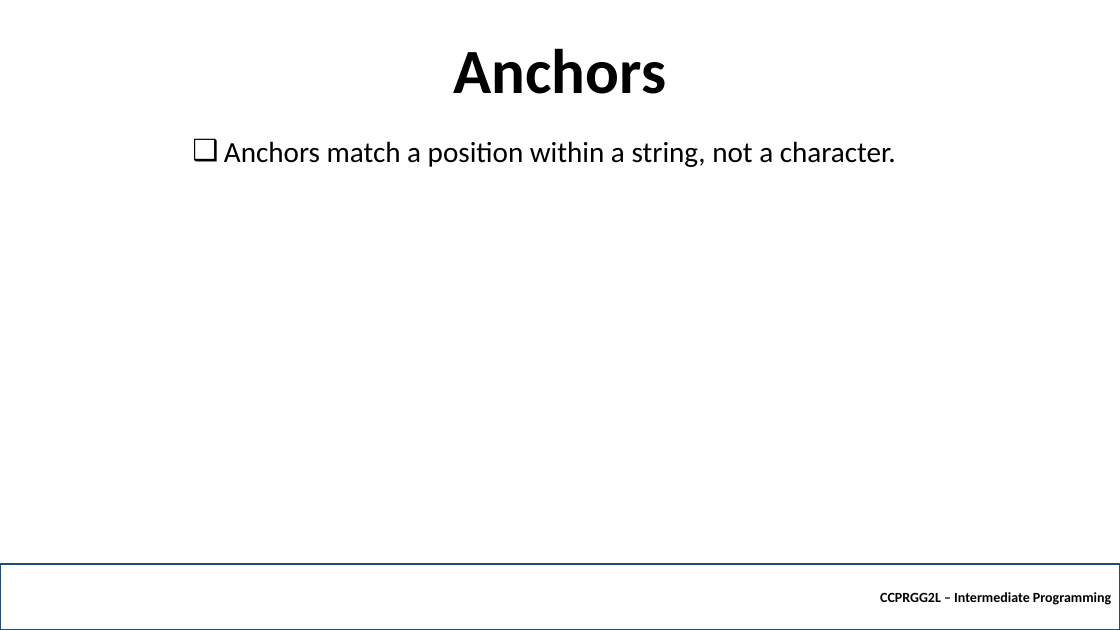
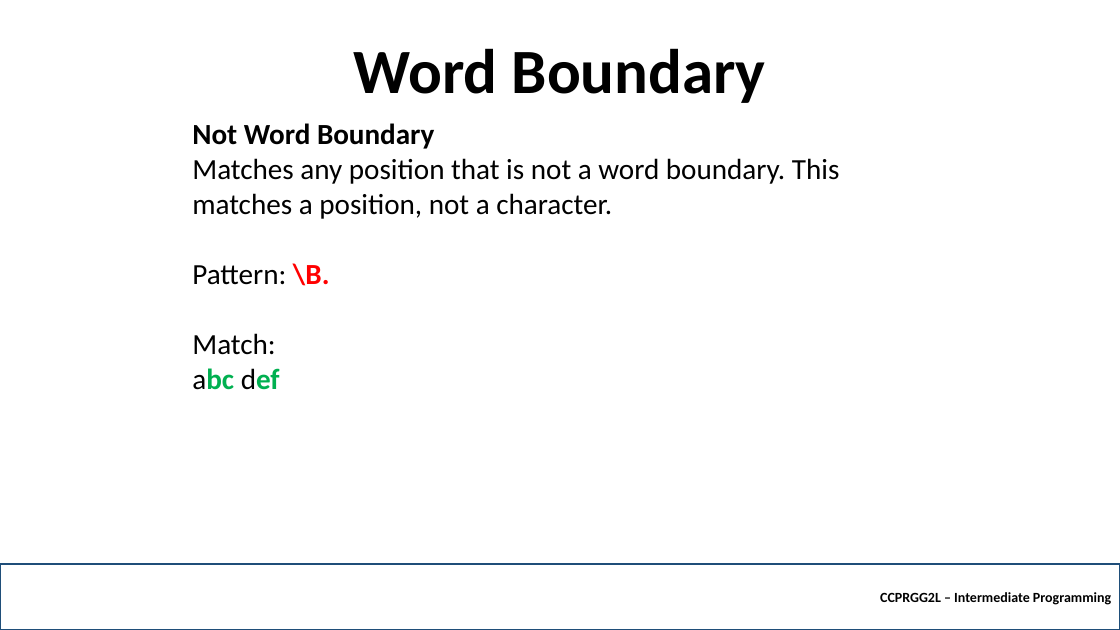
Before and after one commit to robitussin/CCPRGG2L, a slide deck: slide 27 of week_4/Regular Expressions.pptx (slide 15 before the commit). Drawn at 1120x630 pixels with LibreOffice and Linux fonts; fonts in the diff are those of the drawing; background and template pictures are left out. Boxes give left, top, right and bottom in pixels: in the first picture for what was removed or moved away, otherwise in the second. Text is boxed around its words. In the diff, an @@ line names an element or a change of style, - is before the commit and + after.

```diff
--- a/week_4/Regular Expressions.pptx
+++ b/week_4/Regular Expressions.pptx
@@ title at bbox=[354, 48, 766, 103]: text changed @@
-Anchors
+Word Boundary
@@ text at bbox=[192, 123, 840, 390]: text changed @@
-❑ Anchors match a position within a string, not a character.
+Not Word Boundary
+Matches any position that is not a word boundary. This matches a position, not a character.
+Pattern: \B.
+Match:
+abc def
```
Also in this commit, not shown: 12 other slides changed, 8 slides added.
